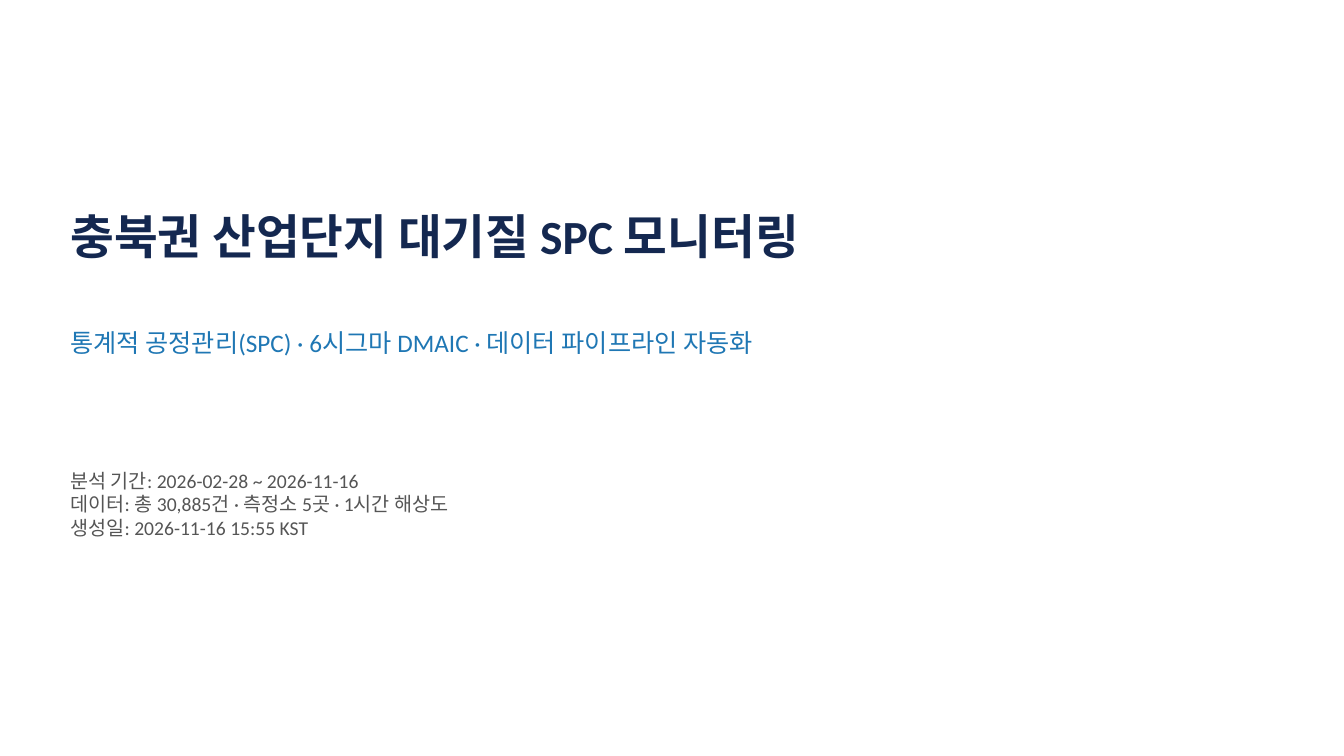
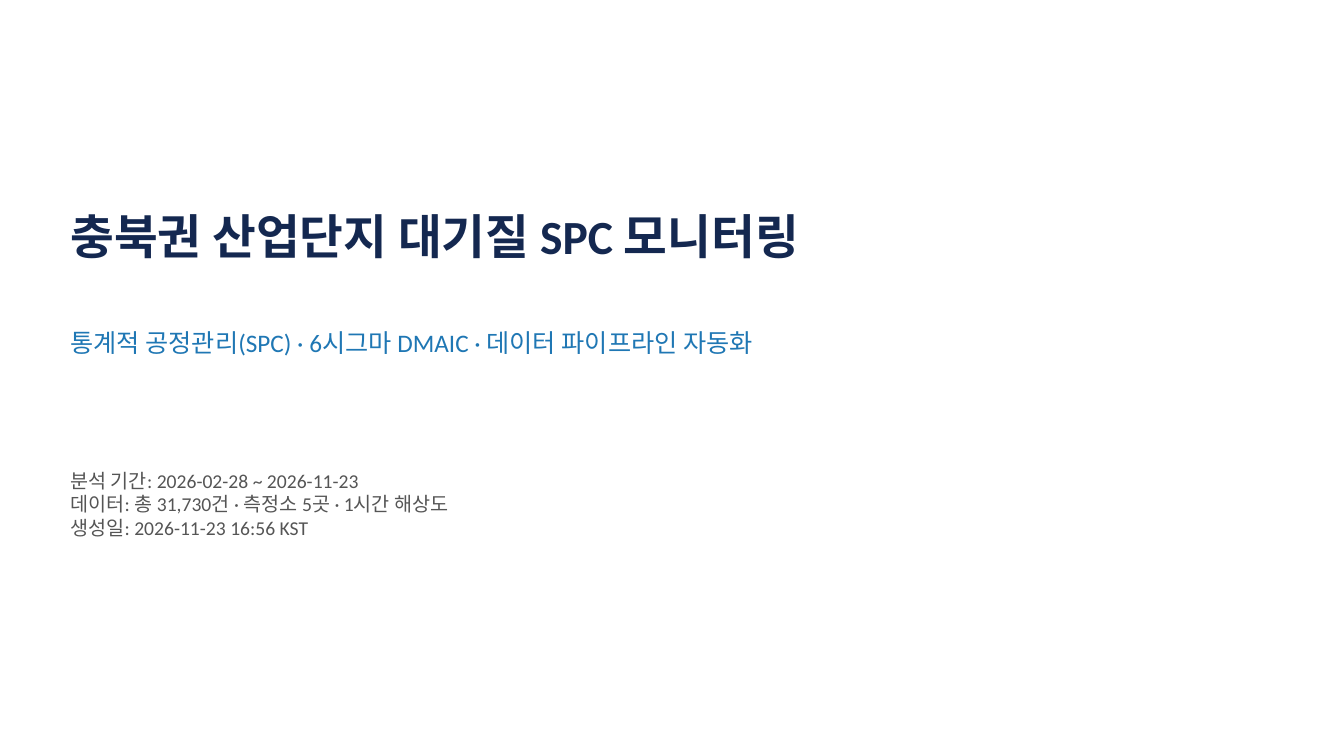
Before and after one commit to robinho0329/chungbuk-air-quality-monitor, a slide deck: slide 1 of reports/portfolio/latest.pptx. Drawn at 1344x756 pixels with LibreOffice and Linux fonts; fonts in the diff are those of the drawing. Boxes give left, top, right and bottom in pixels: in the first picture for what was removed or moved away, otherwise in the second. Text is boxed around its words. In the diff, an @@ line names an element or a change of style, - is before the commit and + after.

```diff
--- a/reports/portfolio/latest.pptx
+++ b/reports/portfolio/latest.pptx
@@ text at [70,472,448,537]: text changed @@
-분석 기간: 2026-02-28 ~ 2026-11-16
-데이터: 총 30,885건 · 측정소 5곳 · 1시간 해상도
-생성일: 2026-11-16 15:55 KST
+분석 기간: 2026-02-28 ~ 2026-11-23
+데이터: 총 31,730건 · 측정소 5곳 · 1시간 해상도
+생성일: 2026-11-23 16:56 KST
```
Also in this commit, not shown: 1 other slide changed, 1 other file.
